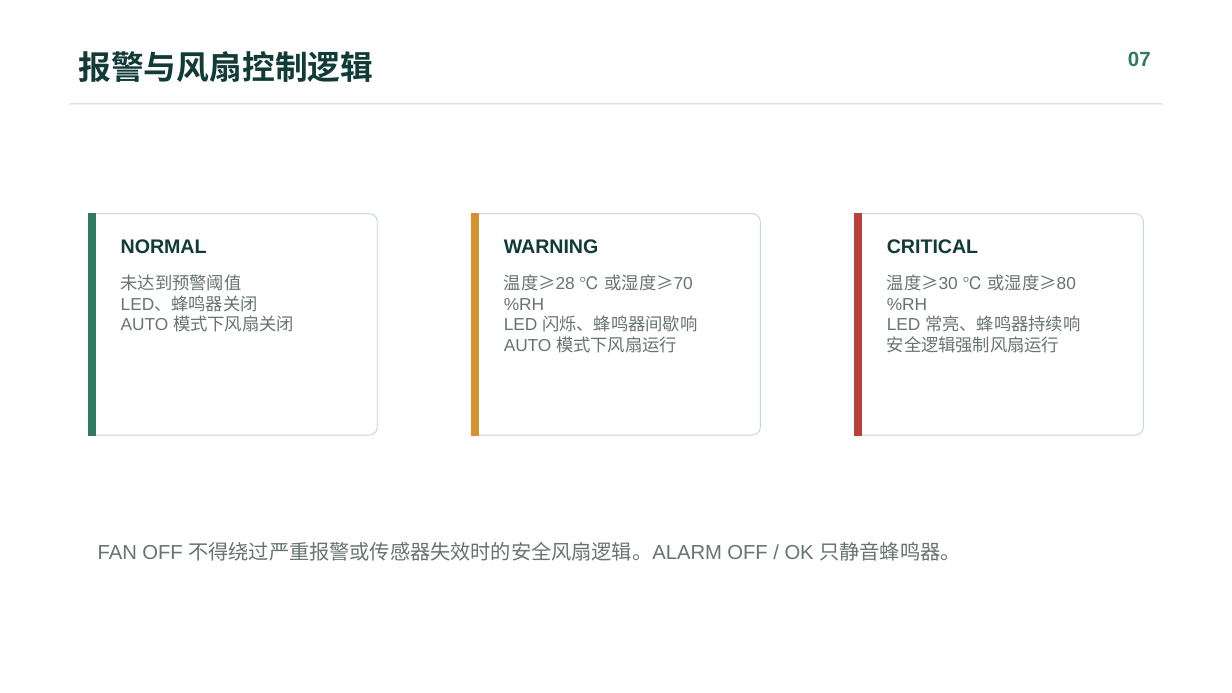
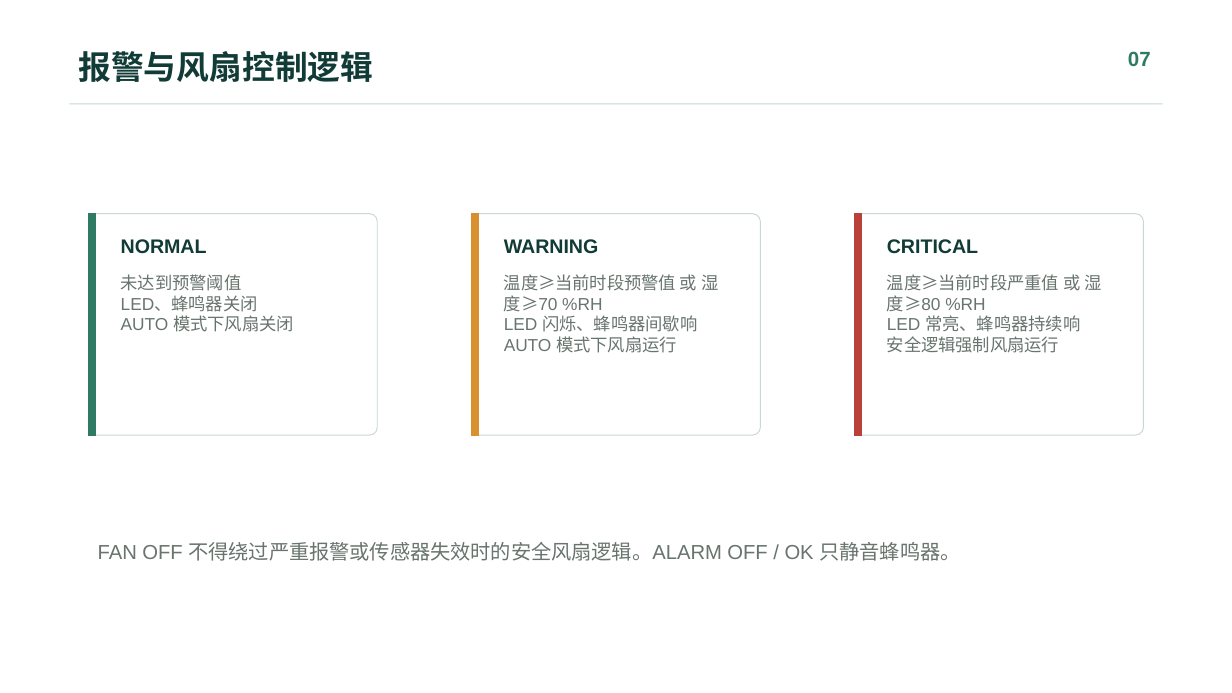
Before and after one commit to Ygreece/UNO_DHT22_OLED, a slide deck: slide 7 of docs/submission/室内大棚温湿度监测与风扇控制系统_答辩汇报_脱敏版.pptx. Drawn at 1232x693 pixels with LibreOffice and Linux fonts; fonts in the diff are those of the drawing. Boxes give left, top, right and bottom in pixels: in the first picture for what was removed or moved away, otherwise in the second. Text is boxed around its words. In the diff, an @@ line names an element or a change of style, - is before the commit and + after.

Commit message:
docs: 统一湿度不分时口径并补齐报告与PPT的功能验证说明
- 报告2.2/4.5节: 湿度阈值说明改为按灰霉病叶面自由水风险取全天统一限值，SET HUM 可修改

- 报告4.2节: 回差退出条件改为跟随当前湿度阈值(原硬编码65/75 %RH 与可调阈值不符)

- 报告5.1节: 补充校时与分时功能实测记录

- PPT(脱敏版)2/6/7/9/16页: 目录改为五项实际验证、报警逻辑改为当前时段阈值、数据记录表口径统一为4项实测通过

```diff
--- a/docs/submission/室内大棚温湿度监测与风扇控制系统_答辩汇报_脱敏版.pptx
+++ b/docs/submission/室内大棚温湿度监测与风扇控制系统_答辩汇报_脱敏版.pptx
@@ text at (504, 274, 718, 312): text changed @@
-温度≥28 ℃ 或湿度≥70 %RH
+温度≥当前时段预警值 或 湿度≥70 %RH
@@ text at (887, 274, 1101, 312): text changed @@
-温度≥30 ℃ 或湿度≥80 %RH
+温度≥当前时段严重值 或 湿度≥80 %RH
```
Also in this commit, not shown: 4 other slides changed, 1 other file.
